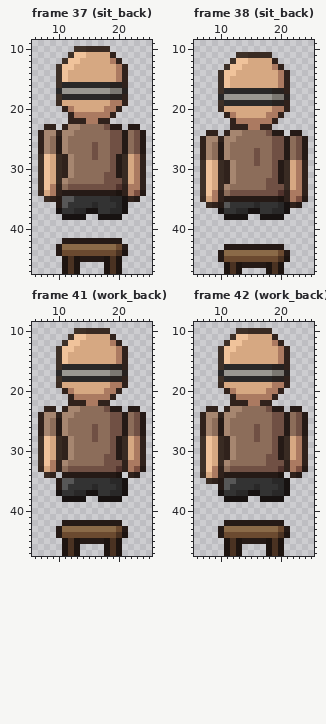
One commit to this pixel-art file: assets/sprites/aseprite/mahjong1.aseprite. The picture above was drawn from the file before the commit.
32x48 pixels, 66 frames. Colours within 5 levels of each other are drawn and written as one. Shown: frame 37 (sit_back): x 6..25, y 9..47; frame 38 (sit_back): x 6..25, y 9..47; frame 41 (work_back): x 6..25, y 9..47; frame 42 (work_back): x 6..25, y 9..47. The commit also changed other frames, which this record leaves out.
Once edited:
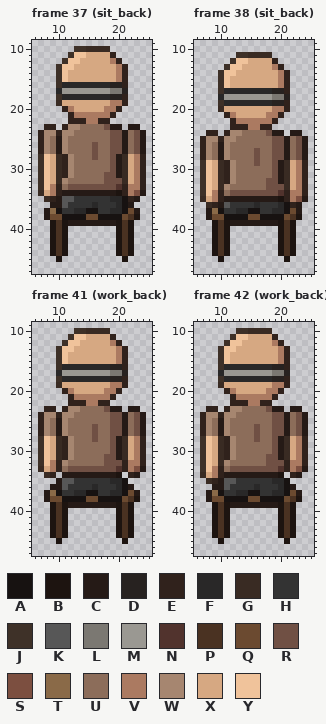
Palette (. is transparent): A #171211  B #1d1410  C #251a16  D #272220  E #30221c  F #292828  G #392b23  H #333333  J #3e3128  K #575757  L #7b7872  M #9a9892  N #51332d  P #4a3222  Q #6b4a30  R #705044  S #7c4f40  T #8a6a48  U #8c6d5a  V #ab7a61  W #a68670  X #d6a882  Y #f0c39b
Changes in this commit:
layer "Prop" removed
--- frame 37 (sit_back)
@@ x 6..25 @@
 35 ..GECKKHHHHHHFFAEC..
-36 ....CKHHHHFHHHFA....
-37 ....AHHFFAAHHFFA....
-38 .....AAAA..AAAA.....
-39 ....................
-40 ....................
-41 ....................
-42 .....CCCCCCCCCC.....
-43 ....CTTTTTTTTTQC....
-44 ....CQQQQQQQQQPB....
-45 .....BPBCCCCBPB.....
-46 .....BPB....BPB.....
-47 .....BPB....BPB.....
+36 ...CCKHHHHFHHHFAC...
+37 ..CTAHHFFAAHHFFAQC..
+38 ..CQQAAAAQQAAAAQPB..
+39 ...BPBCCCCCCCCBPB...
+40 ...BPB........BPB...
+41 ...BPB........BPB...
+42 ...BPB........BPB...
+43 ...BPB........BPB...
+44 ...BPB........BPB...
+45 ....B..........B....
+46 ....................
+47 ....................
--- frame 38 (sit_back)
@@ x 6..25 @@
 36 ..GECKHHHHFHHHFAEC..
-37 ....AHHFFAAHHFFA....
-38 .....AAAA..AAAA.....
-39 ....................
-40 ....................
-41 ....................
-42 ....................
-43 .....CCCCCCCCCC.....
-44 ....CTTTTTTTTTQC....
-45 ....CQQQQQQQQQPB....
-46 .....BPBCCCCBPB.....
-47 .....BPB....BPB.....
+37 ..CTAHHFFAAHHFFAQC..
+38 ..CQQAAAAQQAAAAQPB..
+39 ...BPBCCCCCCCCBPB...
+40 ...BPB........BPB...
+41 ...BPB........BPB...
+42 ...BPB........BPB...
+43 ...BPB........BPB...
+44 ...BPB........BPB...
+45 ....B..........B....
+46 ....................
+47 ....................
--- frame 41 (work_back)
@@ x 6..25 @@
 35 ....CKKHHHHHHFFA....
-36 ....CKHHHHFHHHFA....
-37 ....AHHFFAAHHFFA....
-38 .....AAAA..AAAA.....
-39 ....................
-40 ....................
-41 ....................
-42 .....CCCCCCCCCC.....
-43 ....CTTTTTTTTTQC....
-44 ....CQQQQQQQQQPB....
-45 .....BPBCCCCBPB.....
-46 .....BPB....BPB.....
-47 .....BPB....BPB.....
+36 ...CCKHHHHFHHHFAC...
+37 ..CTAHHFFAAHHFFAQC..
+38 ..CQQAAAAQQAAAAQPB..
+39 ...BPBCCCCCCCCBPB...
+40 ...BPB........BPB...
+41 ...BPB........BPB...
+42 ...BPB........BPB...
+43 ...BPB........BPB...
+44 ...BPB........BPB...
+45 ....B..........B....
+46 ....................
+47 ....................
--- frame 42 (work_back)
@@ x 6..25 @@
 35 ..GECKKHHHHHHFFA....
-36 ....CKHHHHFHHHFA....
-37 ....AHHFFAAHHFFA....
-38 .....AAAA..AAAA.....
-39 ....................
-40 ....................
-41 ....................
-42 .....CCCCCCCCCC.....
-43 ....CTTTTTTTTTQC....
-44 ....CQQQQQQQQQPB....
-45 .....BPBCCCCBPB.....
-46 .....BPB....BPB.....
-47 .....BPB....BPB.....
+36 ...CCKHHHHFHHHFAC...
+37 ..CTAHHFFAAHHFFAQC..
+38 ..CQQAAAAQQAAAAQPB..
+39 ...BPBCCCCCCCCBPB...
+40 ...BPB........BPB...
+41 ...BPB........BPB...
+42 ...BPB........BPB...
+43 ...BPB........BPB...
+44 ...BPB........BPB...
+45 ....B..........B....
+46 ....................
+47 ....................
Changed places in both pictures, as pixel boxes (x1, y1, x2, y2):
changed: (44, 202, 140, 274)
changed: (206, 208, 302, 274)
changed: (44, 484, 140, 556)
changed: (206, 484, 302, 556)
